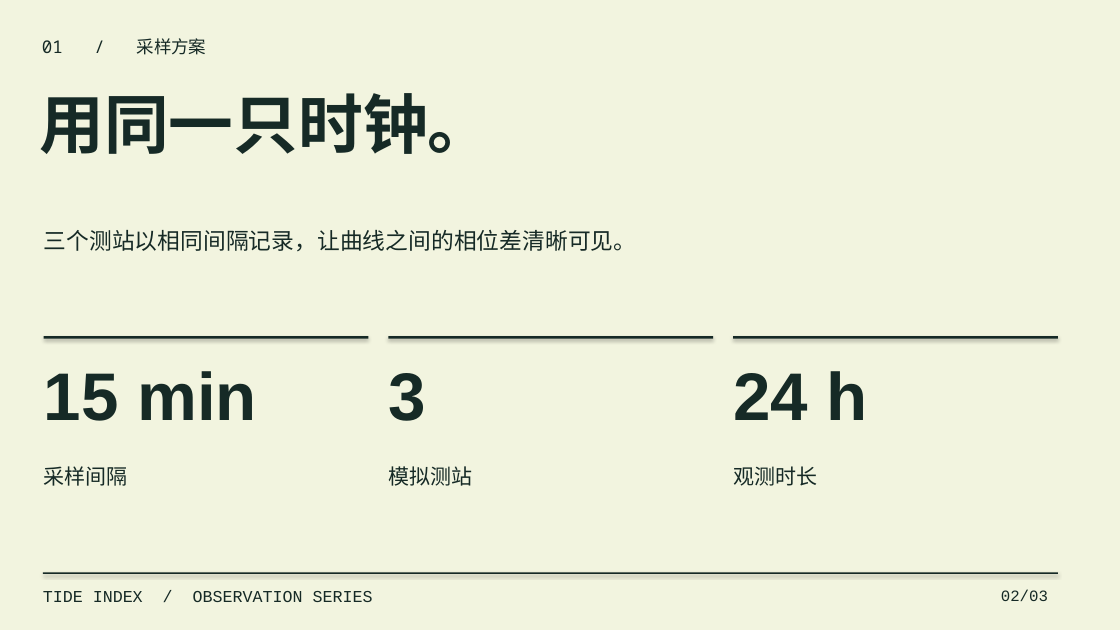
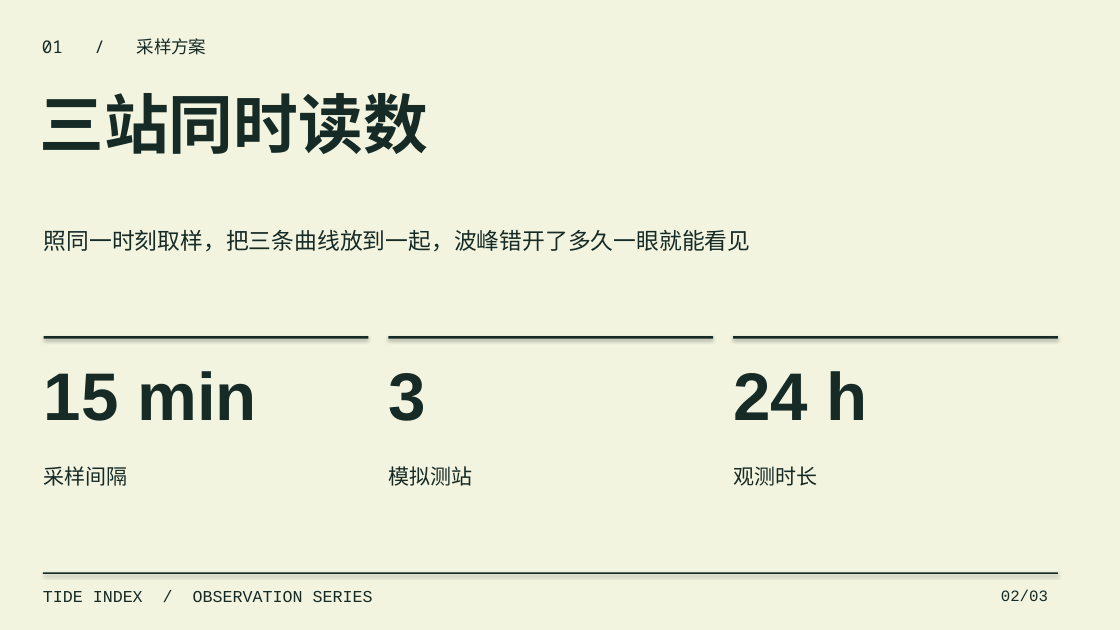
Before and after one commit to joeymilano/joey-design, a slide deck: slide 2 of docs/tide-index-deck-zh.pptx. Drawn at 1120x630 pixels with LibreOffice and Linux fonts; fonts in the diff are those of the drawing. Boxes give left, top, right and bottom in pixels: in the first picture for what was removed or moved away, otherwise in the second. Text is boxed around its words. In the diff, an @@ line names an element or a change of style, - is before the commit and + after.

```diff
--- a/docs/tide-index-deck-zh.pptx
+++ b/docs/tide-index-deck-zh.pptx
@@ text at [39, 93, 428, 154]: text changed @@
-用同一只时钟。
+三站同时读数
@@ text at [44, 230, 751, 251]: text changed @@
-三个测站以相同间隔记录，让曲线之间的相位差清晰可见。
+照同一时刻取样，把三条曲线放到一起，波峰错开了多久一眼就能看见
```
Also in this commit, not shown: 2 other slides changed, 22 other files.
